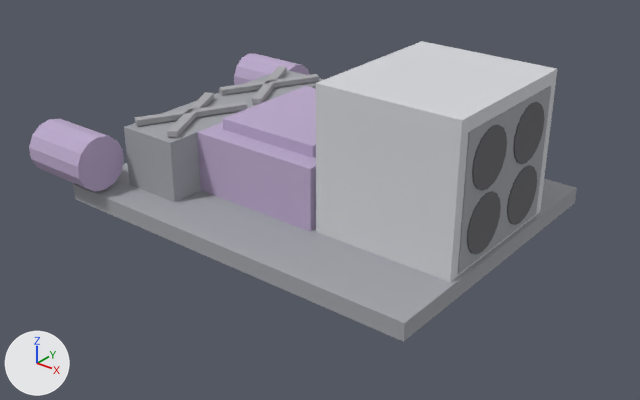
Before and after pictures for a commit that changed the OBJ model Models/vge_gun_astrofire.obj.
Rendered twice from a 50 mm lens placed at (3.71, -4.52, 2.86), pointed at (0.23, -0.16, 0.16). The lights are fixed; the arrows at lower left show +X, +Y and +Z. The first picture is the older version. Where no turn or scale is listed for an object, it has been applied to the vertices.

The first picture shows 'vge_gun_astrofire_1', 'vge_gun_astrofire_10', 'vge_gun_astrofire_11', 'vge_gun_astrofire_12', 'vge_gun_astrofire_13', 'vge_gun_astrofire_14', 'vge_gun_astrofire_15', 'vge_gun_astrofire_16', 'vge_gun_astrofire_2', 'vge_gun_astrofire_3', 'vge_gun_astrofire_4', 'vge_gun_astrofire_5', 'vge_gun_astrofire_6', 'vge_gun_astrofire_9' and 2 more.
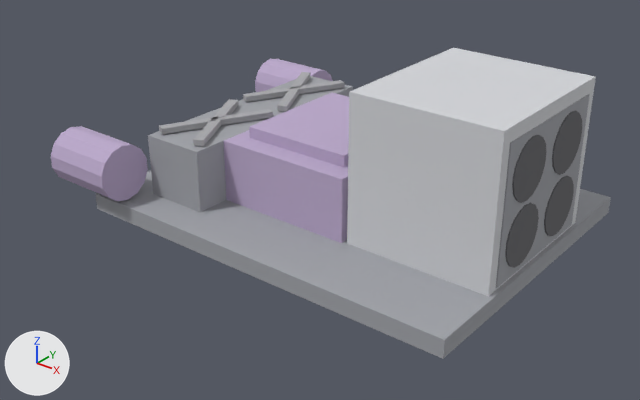
Commit message: VGE B5: guns moved forward along the barrel by VGE's turretTopOffset (0.25), as VGE draws them

What differs and where, as boxes (x1, y1, x2, y2) in the pictures (640 x 400 px):
'vge_gun_astrofire_11', moved: before (316, 41, 557, 282); after (347, 48, 596, 296)
'vge_gun_astrofire_1', moved: before (73, 163, 577, 342); after (95, 171, 611, 359)
'vge_gun_astrofire_9', moved: before (197, 122, 316, 232); after (223, 130, 348, 243)
'vge_gun_astrofire_4', moved: before (124, 70, 325, 202); after (148, 76, 353, 213)
'vge_gun_astrofire_12', moved: before (458, 86, 551, 274); after (496, 94, 590, 288)
'vge_gun_astrofire_2', moved: before (29, 119, 124, 192); after (51, 126, 148, 201)
'vge_gun_astrofire_13', moved: before (467, 191, 501, 254); after (505, 203, 539, 268)
'vge_gun_astrofire_16', moved: before (513, 102, 544, 164); after (552, 111, 582, 175)
'vge_gun_astrofire_14', moved: before (507, 165, 537, 225); after (544, 176, 574, 236)
'vge_gun_astrofire_3', moved: before (234, 54, 310, 85); after (255, 59, 333, 92)
'vge_gun_astrofire_6', moved: before (134, 102, 247, 126); after (159, 109, 273, 134)
'vge_gun_astrofire_5', moved: before (167, 92, 214, 137); after (193, 99, 238, 146)

Diff of the bpy script that builds the scene:
```diff
--- a/Models/vge_gun_astrofire.obj.py
+++ b/Models/vge_gun_astrofire.obj.py
@@ me_vge_gun_astrofire_1 @@
-me_vge_gun_astrofire_1.from_pydata(...)  # 8 vertices, 12 faces; spans x -1.29..1.56, y -1.1..1.1, z 0.06..0.18
+me_vge_gun_astrofire_1.from_pydata(...)  # 8 vertices, 12 faces; spans x -1.04..1.81, y -1.1..1.1, z 0.06..0.18
+# me_vge_gun_astrofire_1 part 1: the whole mesh is moved by (0.25, 0.0, 0.0)
 me_vge_gun_astrofire_1.materials.append(mat_vgeb5_gun_dark)
@@ me_vge_gun_astrofire_11 @@
-me_vge_gun_astrofire_11.from_pydata(...)  # 8 vertices, 12 faces; spans x 0.53..1.53, y -0.58..0.58, z 0.18..1.18
+me_vge_gun_astrofire_11.from_pydata(...)  # 8 vertices, 12 faces; spans x 0.78..1.78, y -0.58..0.58, z 0.18..1.18
+# me_vge_gun_astrofire_11 part 2: the whole mesh is moved by (0.25, 0.0, 0.0)
 me_vge_gun_astrofire_11.materials.append(mat_vgeb5_gun)
@@ me_vge_gun_astrofire_12 @@
-me_vge_gun_astrofire_12.from_pydata(...)  # 8 vertices, 12 faces; spans x 1.53..1.538, y -0.5..0.5, z 0.2..1.09
+me_vge_gun_astrofire_12.from_pydata(...)  # 8 vertices, 12 faces; spans x 1.78..1.788, y -0.5..0.5, z 0.2..1.09
+# me_vge_gun_astrofire_12 part 3: the whole mesh is moved by (0.25, 0.0, 0.0)
 me_vge_gun_astrofire_12.materials.append(mat_vgeb5_gun_dark)
@@ me_vge_gun_astrofire_13 @@
-me_vge_gun_astrofire_13.from_pydata(...)  # 36 vertices, 68 faces; spans x 1.538..1.546, y -0.437..-0.053, z 0.24..0.63
+me_vge_gun_astrofire_13.from_pydata(...)  # 36 vertices, 68 faces; spans x 1.788..1.796, y -0.437..-0.053, z 0.24..0.63
+# me_vge_gun_astrofire_13 part 4: the whole mesh is moved by (0.25, 0.0, 0.0)
 me_vge_gun_astrofire_13.materials.append(mat_vgeb5_tube)
@@ me_vge_gun_astrofire_14 @@
-me_vge_gun_astrofire_14.from_pydata(...)  # 36 vertices, 68 faces; spans x 1.538..1.546, y 0.053..0.437, z 0.24..0.63
+me_vge_gun_astrofire_14.from_pydata(...)  # 36 vertices, 68 faces; spans x 1.788..1.796, y 0.053..0.437, z 0.24..0.63
+# me_vge_gun_astrofire_14 part 5: the whole mesh is moved by (0.25, 0.0, 0.0)
 me_vge_gun_astrofire_14.materials.append(mat_vgeb5_tube)
@@ me_vge_gun_astrofire_16 @@
-me_vge_gun_astrofire_16.from_pydata(...)  # 36 vertices, 68 faces; spans x 1.538..1.546, y 0.053..0.437, z 0.66..1.05
+me_vge_gun_astrofire_16.from_pydata(...)  # 36 vertices, 68 faces; spans x 1.788..1.796, y 0.053..0.437, z 0.66..1.05
+# me_vge_gun_astrofire_16 part 6: the whole mesh is moved by (0.25, 0.0, 0.0)
 me_vge_gun_astrofire_16.materials.append(mat_vgeb5_tube)
@@ me_vge_gun_astrofire_2 @@
-me_vge_gun_astrofire_2.from_pydata(...)  # 28 vertices, 52 faces; spans x -1.55..-1.0, y -1.245..-0.855, z 0.2..0.6
+me_vge_gun_astrofire_2.from_pydata(...)  # 28 vertices, 52 faces; spans x -1.3..-0.75, y -1.245..-0.855, z 0.2..0.6
+# me_vge_gun_astrofire_2 part 7: the whole mesh is moved by (0.25, 0.0, 0.0)
 me_vge_gun_astrofire_2.materials.append(mat_vgeb5_purple)
@@ me_vge_gun_astrofire_3 @@
-me_vge_gun_astrofire_3.from_pydata(...)  # 28 vertices, 52 faces; spans x -1.55..-1.0, y 0.855..1.245, z 0.2..0.6
+me_vge_gun_astrofire_3.from_pydata(...)  # 28 vertices, 52 faces; spans x -1.3..-0.75, y 0.855..1.245, z 0.2..0.6
+# me_vge_gun_astrofire_3 part 8: the whole mesh is moved by (0.25, 0.0, 0.0)
 me_vge_gun_astrofire_3.materials.append(mat_vgeb5_purple)
@@ me_vge_gun_astrofire_4 @@
-me_vge_gun_astrofire_4.from_pydata(...)  # 8 vertices, 12 faces; spans x -0.97..-0.5, y -0.85..0.85, z 0.18..0.62
+me_vge_gun_astrofire_4.from_pydata(...)  # 8 vertices, 12 faces; spans x -0.72..-0.25, y -0.85..0.85, z 0.18..0.62
+# me_vge_gun_astrofire_4 part 9: the whole mesh is moved by (0.25, 0.0, 0.0)
 me_vge_gun_astrofire_4.materials.append(mat_vgeb5_gun_dark)
@@ me_vge_gun_astrofire_5 @@
-me_vge_gun_astrofire_5.from_pydata(...)  # 8 vertices, 12 faces; spans x -0.951..-0.519, y -0.796..-0.044, z 0.63..0.67
+me_vge_gun_astrofire_5.from_pydata(...)  # 8 vertices, 12 faces; spans x -0.701..-0.269, y -0.796..-0.044, z 0.63..0.67
+# me_vge_gun_astrofire_5 part 10: the whole mesh is moved by (0.25, 0.0, 0.0)
 me_vge_gun_astrofire_5.materials.append(mat_vgeb5_frame_dark)
@@ me_vge_gun_astrofire_6 @@
-me_vge_gun_astrofire_6.from_pydata(...)  # 8 vertices, 12 faces; spans x -0.951..-0.519, y -0.796..-0.044, z 0.63..0.67
+me_vge_gun_astrofire_6.from_pydata(...)  # 8 vertices, 12 faces; spans x -0.701..-0.269, y -0.796..-0.044, z 0.63..0.67
+# me_vge_gun_astrofire_6 part 11: the whole mesh is moved by (0.25, 0.0, 0.0)
 me_vge_gun_astrofire_6.materials.append(mat_vgeb5_frame_dark)
@@ me_vge_gun_astrofire_9 @@
-me_vge_gun_astrofire_9.from_pydata(...)  # 8 vertices, 12 faces; spans x -0.5..0.5, y -0.6..0.6, z 0.18..0.62
+me_vge_gun_astrofire_9.from_pydata(...)  # 8 vertices, 12 faces; spans x -0.25..0.75, y -0.6..0.6, z 0.18..0.62
+# me_vge_gun_astrofire_9 part 12: the whole mesh is moved by (0.25, 0.0, 0.0)
 me_vge_gun_astrofire_9.materials.append(mat_vgeb5_purple)
```
